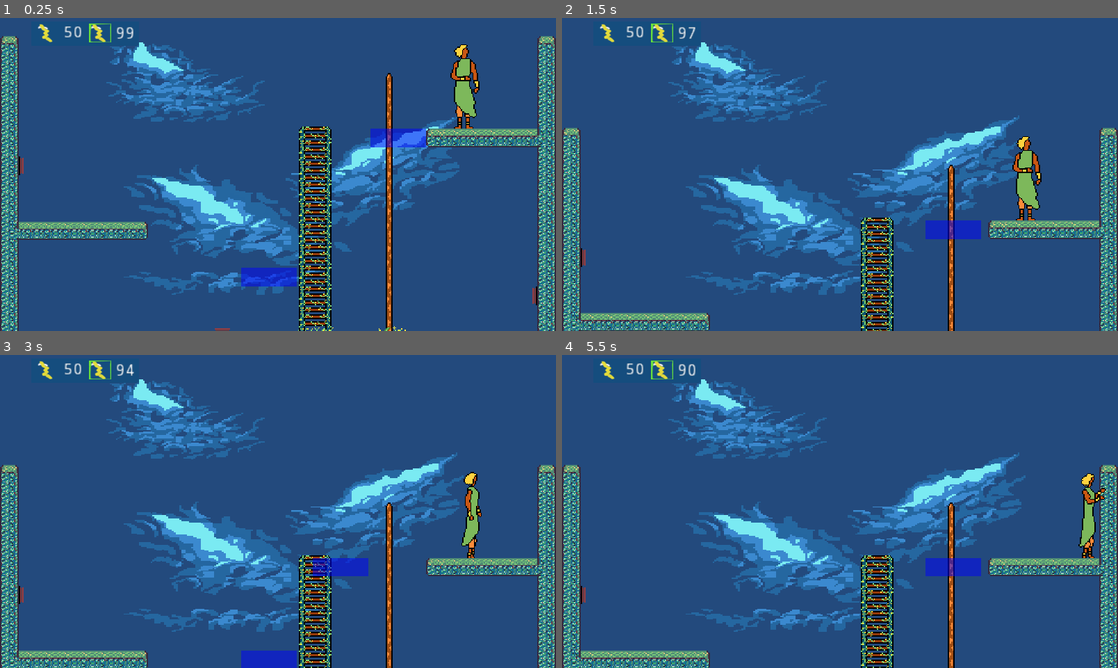
Above: before the commit, frames 1-4 (two rows, left to right).
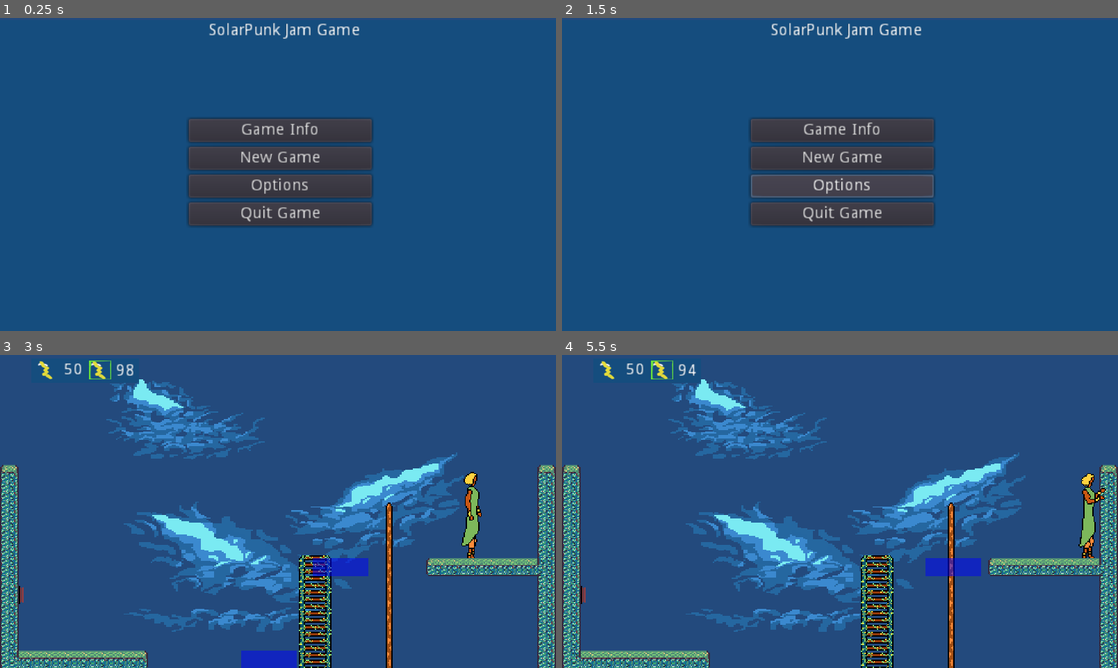
Above: after the commit, the same moments.

Repository: dlbike76/SolarPunk-Jam-2
Game: Godot game, scene res://Source/Levels/Level_Template.tscn
Two runs of this game, one before a commit and one after it. Both use one fixed random seed, a clock stepped at 60 frames per second and the inputs below.
Inputs (mouse positions are in pixels of both pictures, inside the frame that each line leads up to):
- Up to frame 1 (0.25 s): no input
- Up to frame 2 (1.5 s): click (840, 130) at 0.5 s, where only the run after the commit has a clickable "Game Info"; click (840, 187) at 1.25 s, where only the run after the commit has a clickable "Options"
- Up to frame 3 (3 s): click (278, 495) at 2 s, where only the run after the commit has a clickable "New Game"; hold D (move_right) from 2.78 s (still down); hold Space (action) from 2.78 s (still down)
- Up to frame 4 (5.5 s): release D (move_right) at 3.53 s; release Space (action) at 3.53 s; hold S (move_down) 3.53-4.28 s; tap Space (action) at 3.6, 5.1 s; hold D (move_right) 4.28-5.03 s; hold Space (action) 4.28-5.03 s; hold W (move_up) from 5.03 s (still down)

The runs differ from the first frame. In frame 1, 33% of the frame differs, in the area x 0-100%, y 1-100%; in frame 2, 31%; in frame 3, less than 0.1%; in frame 4, less than 0.1%.

Commit message:
Added Title Menu

Diff:
--- a/Source/Actors/Player.gd
+++ b/Source/Actors/Player.gd
@@ -13,19 +13,24 @@
 export var gravity := 1000
 export var max_fall_speed := 5000
 export var total_energy := 100.0
-export var energy_leaking := 50.0  # energy leaked per 10 seconds
+export var energy_leaking := 50.0  # energy leaked per 30 seconds
+
+enum {EASY, NORMAL, HARD, VERY_HARD}
+
 
 signal interaction
 
 func _ready() -> void:
 	add_to_group("players")
+	get_parent().get_node("UI").get_node("TitleMenu").show()
+
 	infobar.set_energy_leaking(energy_leaking)
 	infobar.set_energy_total(total_energy)
 
 func _unhandled_input(event):
 	if event.is_action_pressed("ui_cancel"):
 
-		get_parent().get_node("UI/GameMenu").show()
+		get_parent().get_node("UI/GameMenu").get_node("Menu").show()
 
 
 func _process(delta: float) -> void:
@@ -35,8 +40,8 @@
 	velocity = calculate_velocity(direction_x, direction_y)
 	move_x(velocity.x * delta, funcref(self, "wall_collision_x"))
 	move_y(velocity.y * delta, funcref(self, "wall_collision_y"))
-	if energy_leaking > 0:
-		var energy_leaked = (energy_leaking/30) * delta
+	if infobar.get_energy_leaking() > 0:
+		var energy_leaked = (infobar.get_energy_leaking() / 30) * delta
 		var new_total = infobar.get_energy_total() - energy_leaked
 		infobar.set_energy_total(new_total)
 
@@ -131,8 +136,8 @@
 
 
 func new_game():
-	infobar.set_energy_leaking( 10.0)
-	infobar.set_energy_total( 100.0)
+	infobar.set_energy_leaking(energy_leaking)
+	infobar.set_energy_total( total_energy)
 	get_tree().paused = false
 
 
@@ -147,3 +152,17 @@
 func _on_YesButton_pressed():
 	get_parent().get_node("UI/GameOverMenu").hide()
 	new_game()
+
+
+
+func _on_TitleMenu_options_menu_request(caller):
+	pass # Replace with function body.
+
+
+func _on_TitleMenu_quit_game_request():
+	quit_game()
+
+
+func _on_TitleMenu_NewGame_pressed():
+	get_parent().get_node("UI").get_node("TitleMenu").hide()
+	new_game()
--- a/Source/Levels/Level_Template.tscn
+++ b/Source/Levels/Level_Template.tscn
@@ -17,6 +17,7 @@
 [ext_resource path="res://Source/UI/UI_InfoBar.gd" type="Script" id=15]
 [ext_resource path="res://Assets/Sprites/Crude energy icon.png" type="Texture" id=16]
 [ext_resource path="res://Assets/Sprites/Crude total energy icon.png" type="Texture" id=17]
+[ext_resource path="res://Source/UI/TitleMenu.gd" type="Script" id=18]
 
 [node name="Level02" type="Node2D"]
 
@@ -142,11 +143,12 @@
 texture = ExtResource( 3 )
 
 [node name="UI" type="CanvasLayer" parent="."]
+layer = 3
 
 [node name="GameMenu" parent="UI" instance=ExtResource( 14 )]
-visible = false
 
 [node name="InfoBar" type="ColorRect" parent="UI"]
+show_behind_parent = true
 margin_left = 27.0
 margin_top = 3.0
 margin_right = 120.0
@@ -241,10 +243,72 @@
 margin_bottom = 63.0
 text = "Yes"
 
+[node name="TitleMenu" type="ColorRect" parent="UI"]
+pause_mode = 2
+margin_left = -1.0
+margin_top = 2.0
+margin_right = 488.0
+margin_bottom = 270.0
+color = Color( 0.0862745, 0.305882, 0.498039, 1 )
+script = ExtResource( 18 )
+__meta__ = {
+"_edit_use_anchors_": false
+}
+
+[node name="Label" type="Label" parent="UI/TitleMenu"]
+margin_left = 12.0
+margin_top = 2.0
+margin_right = 481.0
+margin_bottom = 23.0
+text = "SolarPunk Jam Game"
+align = 1
+
+[node name="Menu" type="VBoxContainer" parent="UI/TitleMenu"]
+margin_left = 164.363
+margin_top = 84.7725
+margin_right = 322.363
+margin_bottom = 176.772
+__meta__ = {
+"_edit_group_": true,
+"_edit_use_anchors_": false
+}
+
+[node name="GameInfo" type="Button" parent="UI/TitleMenu/Menu"]
+margin_right = 158.0
+margin_bottom = 20.0
+text = "Game Info"
+__meta__ = {
+"_edit_use_anchors_": false
+}
+
+[node name="NewGame" type="Button" parent="UI/TitleMenu/Menu"]
+margin_top = 24.0
+margin_right = 158.0
+margin_bottom = 44.0
+text = "New Game"
+
+[node name="Options" type="Button" parent="UI/TitleMenu/Menu"]
+margin_top = 48.0
+margin_right = 158.0
+margin_bottom = 68.0
+text = "Options"
+
+[node name="QuitGame" type="Button" parent="UI/TitleMenu/Menu"]
+margin_top = 72.0
+margin_right = 158.0
+margin_bottom = 92.0
+text = "Quit Game"
+
 [connection signal="options_menu_request" from="UI/GameMenu" to="Player" method="_on_GameMenu_options_menu_request"]
 [connection signal="quit_game_request" from="UI/GameMenu" to="Player" method="_on_GameMenu_quit_game_request"]
 [connection signal="pressed" from="UI/GameOverMenu/NoButton" to="Player" method="_on_NoButton_pressed"]
 [connection signal="pressed" from="UI/GameOverMenu/YesButton" to="Player" method="_on_YesButton_pressed"]
+[connection signal="options_menu_request" from="UI/TitleMenu" to="Player" method="_on_TitleMenu_options_menu_request"]
+[connection signal="quit_game_request" from="UI/TitleMenu" to="Player" method="_on_TitleMenu_quit_game_request"]
+[connection signal="pressed" from="UI/TitleMenu/Menu/GameInfo" to="UI/TitleMenu" method="_on_GameInfo_pressed"]
+[connection signal="pressed" from="UI/TitleMenu/Menu/NewGame" to="Player" method="_on_TitleMenu_NewGame_pressed"]
+[connection signal="pressed" from="UI/TitleMenu/Menu/Options" to="UI/TitleMenu" method="_on_Options_pressed"]
+[connection signal="pressed" from="UI/TitleMenu/Menu/QuitGame" to="UI/TitleMenu" method="_on_QuitGame_pressed"]
 
 [editable path="Walls/wall"]
 [editable path="Walls/wall2"]
--- a/Source/UI/GameMenu.gd
+++ b/Source/UI/GameMenu.gd
@@ -1,13 +1,7 @@
-extends Control
+extends CanvasLayer
 
 
-# Declare member variables here. Examples:
-# var a = 2
-# var b = "text"
-
-#onready var the_camera : Camera2D = get_parent().get_parent().get_node("Camera")
-#
-#var camera_offset : Vector2
+onready var the_menu = get_node("Menu")
 
 signal options_menu_request(caller)
 signal quit_game_request
@@ -26,16 +20,35 @@
 func _unhandled_input(event):
 	#This isn't working to hide the menu - need to investigate why...
 	if event.is_action_pressed("ui_cancel"):
-		self.hide()
+		the_menu.hide()
 
 func _on_QuitGame_pressed():
 	emit_signal("quit_game_request")
 
 
 func _on_Continue_pressed():
-	self.hide()
+	the_menu.hide()
 
 
 func _on_Options_pressed():
-	self.hide()
+	the_menu.hide()
 	emit_signal("options_menu_request","Game")
+
+
+
+#func _on_GameMenu_visibility_changed():
+#	if self.visible :
+#		the_menu.show()
+#		get_tree().paused = true
+#	else :
+#		the_menu.hide()
+#		get_tree().paused = false
+
+
+func _on_Menu_visibility_changed():
+	if the_menu.visible:
+		the_menu.show()
+		get_tree().paused = true
+	else :
+		the_menu.hide()
+		get_tree().paused = false
--- a/Source/UI/GameMenu.tscn
+++ b/Source/UI/GameMenu.tscn
@@ -7,25 +7,24 @@
 size = 36
 font_data = ExtResource( 1 )
 
-[sub_resource type="DynamicFont" id=4]
+[sub_resource type="DynamicFont" id=2]
 size = 30
 font_data = ExtResource( 1 )
 
-[sub_resource type="DynamicFont" id=5]
+[sub_resource type="DynamicFont" id=3]
 size = 30
 font_data = ExtResource( 1 )
 
-[node name="GameMenu" type="HBoxContainer"]
+[node name="GameMenu" type="CanvasLayer"]
 pause_mode = 2
-margin_right = 220.0
-margin_bottom = 250.0
-rect_scale = Vector2( 0.5, 0.5 )
+layer = 4
+scale = Vector2( 0.5, 0.5 )
+transform = Transform2D( 0.5, 0, 0, 0.5, 0, 0 )
 script = ExtResource( 2 )
-__meta__ = {
-"_edit_use_anchors_": false
-}
 
-[node name="VBoxContainer" type="VBoxContainer" parent="."]
+[node name="Menu" type="VBoxContainer" parent="."]
+pause_mode = 2
+visible = false
 margin_right = 220.0
 margin_bottom = 250.0
 size_flags_horizontal = 0
@@ -36,31 +35,31 @@
 "_edit_use_anchors_": false
 }
 
-[node name="Label" type="Label" parent="VBoxContainer"]
+[node name="Label" type="Label" parent="Menu"]
 margin_right = 220.0
 margin_bottom = 44.0
 custom_fonts/font = SubResource( 1 )
 text = "Game Menu"
 align = 1
 
-[node name="MarginContainer" type="MarginContainer" parent="VBoxContainer"]
+[node name="MarginContainer" type="MarginContainer" parent="Menu"]
 margin_top = 48.0
 margin_right = 220.0
 margin_bottom = 88.0
 rect_min_size = Vector2( 0, 40 )
 
-[node name="Options" type="TextureButton" parent="VBoxContainer"]
+[node name="Options" type="TextureButton" parent="Menu"]
 margin_top = 92.0
 margin_right = 220.0
 margin_bottom = 142.0
 rect_min_size = Vector2( 220, 50 )
 expand = true
 
-[node name="Label" type="Label" parent="VBoxContainer/Options"]
+[node name="Label" type="Label" parent="Menu/Options"]
 anchor_right = 1.0
 anchor_bottom = 1.0
 rect_min_size = Vector2( 220, 50 )
-custom_fonts/font = SubResource( 4 )
+custom_fonts/font = SubResource( 2 )
 text = "Options"
 align = 1
 valign = 1
@@ -68,18 +67,18 @@
 "_edit_use_anchors_": false
 }
 
-[node name="Continue" type="TextureButton" parent="VBoxContainer"]
+[node name="Continue" type="TextureButton" parent="Menu"]
 margin_top = 146.0
 margin_right = 220.0
 margin_bottom = 196.0
 rect_min_size = Vector2( 220, 50 )
 expand = true
 
-[node name="Label" type="Label" parent="VBoxContainer/Continue"]
+[node name="Label" type="Label" parent="Menu/Continue"]
 anchor_right = 1.0
 anchor_bottom = 1.0
 rect_min_size = Vector2( 220, 50 )
-custom_fonts/font = SubResource( 5 )
+custom_fonts/font = SubResource( 3 )
 text = "Continue
 "
 align = 1
@@ -88,20 +87,20 @@
 "_edit_use_anchors_": false
 }
 
-[node name="QuitGame" type="TextureButton" parent="VBoxContainer"]
+[node name="QuitGame" type="TextureButton" parent="Menu"]
 margin_top = 200.0
 margin_right = 220.0
 margin_bottom = 250.0
 rect_min_size = Vector2( 220, 50 )
 expand = true
 
-[node name="Label" type="Label" parent="VBoxContainer/QuitGame"]
+[node name="Label" type="Label" parent="Menu/QuitGame"]
 anchor_right = 1.0
 anchor_bottom = 1.0
 margin_left = 0.943848
 margin_right = 0.943848
 rect_min_size = Vector2( 220, 50 )
-custom_fonts/font = SubResource( 4 )
+custom_fonts/font = SubResource( 2 )
 text = "Quit Game
 "
 align = 1
@@ -110,6 +109,7 @@
 "_edit_use_anchors_": false
 }
 
-[connection signal="pressed" from="VBoxContainer/Options" to="." method="_on_Options_pressed"]
-[connection signal="pressed" from="VBoxContainer/Continue" to="." method="_on_Continue_pressed"]
-[connection signal="pressed" from="VBoxContainer/QuitGame" to="." method="_on_QuitGame_pressed"]
+[connection signal="visibility_changed" from="Menu" to="." method="_on_Menu_visibility_changed"]
+[connection signal="pressed" from="Menu/Options" to="." method="_on_Options_pressed"]
+[connection signal="pressed" from="Menu/Continue" to="." method="_on_Continue_pressed"]
+[connection signal="pressed" from="Menu/QuitGame" to="." method="_on_QuitGame_pressed"]
--- /dev/null
+++ b/Source/UI/TitleMenu.gd
@@ -0,0 +1,31 @@
+extends ColorRect
+
+onready var title_menu = $Menu
+
+signal options_menu_request(caller)
+signal quit_game_request
+
+
+# Called when the node enters the scene tree for the first time.
+func _ready():
+	pass # Replace with function body.
+
+
+# Called every frame. 'delta' is the elapsed time since the previous frame.
+#func _process(delta):
+#	pass
+
+
+func _on_GameInfo_pressed():
+	pass # Replace with function body.
+
+
+
+
+
+func _on_Options_pressed():
+	emit_signal("options_menu_request","Title")
+
+
+func _on_QuitGame_pressed():
+	emit_signal("quit_game_request")
Not shown: 1 places in Source/Levels/Level_Template.tscn that only renumber resources
